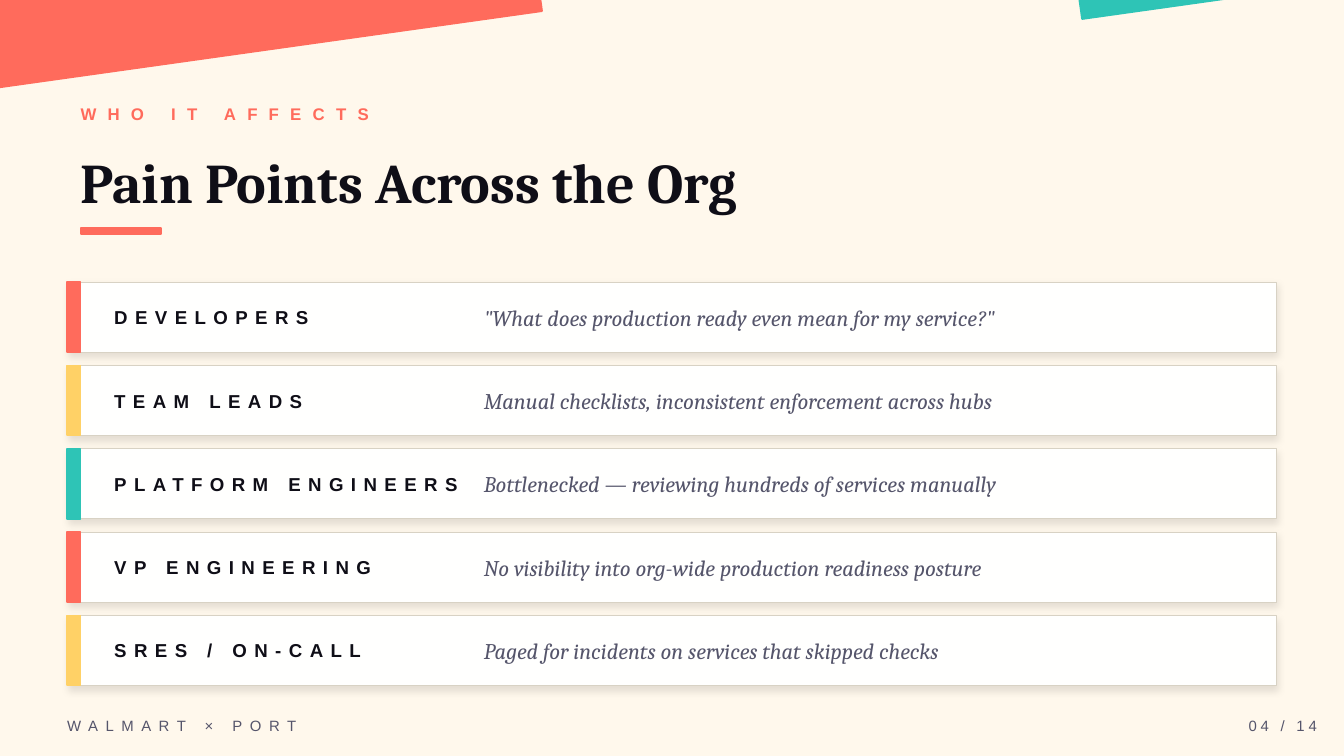
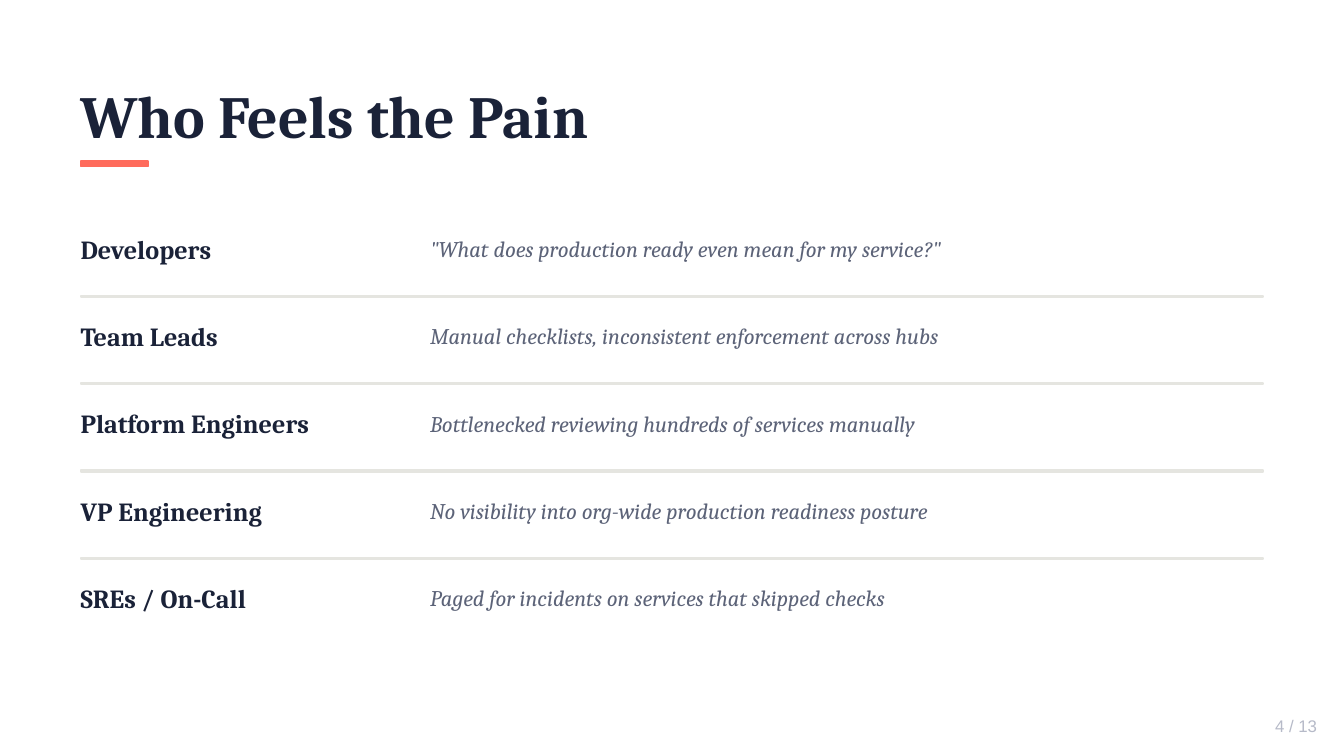
Before and after one commit to KaylahBuilds/walmart-production-readiness-port, a slide deck: slide 4 of Walmart_Production_Readiness_Presentation.pptx. Drawn at 1344x756 pixels with LibreOffice and Linux fonts; fonts in the diff are those of the drawing. Boxes give left, top, right and bottom in pixels: in the first picture for what was removed or moved away, otherwise in the second. Text is boxed around its words. In the diff, an @@ line names an element or a change of style, - is before the commit and + after.

Commit message:
design: simplify visual style + combined flowchart slide (13 slides)

```diff
--- a/Walmart_Production_Readiness_Presentation.pptx
+++ b/Walmart_Production_Readiness_Presentation.pptx
@@ background #FFF8EC to #FFFFFF @@
@@ rectangle removed at <box>0,0,542,95</box> @@
@@ rectangle removed at <box>1073,0,1344,19</box> @@
@@ text at <box>81,96,589,139</box>: text changed; size 9 to 32 pt; font Arial to Cambria; text colour #FF6B5C to #1A2238 @@
-WHO IT AFFECTS
+Who Feels the Pain
@@ rectangle: place and size @@
-rectangle at <box>81,228,161,234</box>
+rectangle at <box>81,161,148,167</box>
@@ text removed at <box>81,164,737,216</box> @@
-Pain Points Across the Org
@@ text colour #55556B to #5C6378 in 4 elements at <box>430,590,884,611</box>, <box>430,503,928,524</box>, <box>430,328,938,349</box>, <box>430,241,941,262</box> @@
@@ text ""What does production ready even ...": place and size @@
-text ""What does production ready even ..." at <box>484,310,995,331</box>
+text ""What does production ready even ..." at <box>430,241,941,262</box>
@@ text at <box>81,241,212,265</box>: text changed; size 10 to 14 pt; font Arial to Cambria; text colour #0F0E17 to #1A2238 @@
-DEVELOPERS
+Developers
@@ rectangle removed at <box>67,282,81,352</box> @@
@@ rectangle: place and size @@
-rectangle at <box>67,282,1277,352</box>
+rectangle at <box>81,296,1263,297</box>
@@ text at <box>81,328,218,347</box>: text changed; size 10 to 14 pt; font Arial to Cambria; text colour #0F0E17 to #1A2238 @@
-TEAM LEADS
+Team Leads
@@ text "Manual checklists, inconsistent enforcement across ...": place and size @@
-text "Manual checklists, inconsistent enforcement across ..." at <box>484,393,992,414</box>
+text "Manual checklists, inconsistent enforcement across ..." at <box>430,328,938,349</box>
@@ rectangle removed at <box>67,366,81,435</box> @@
@@ rectangle: place and size @@
-rectangle at <box>67,366,1277,435</box>
+rectangle at <box>81,383,1263,384</box>
@@ text at <box>81,414,309,439</box>: text changed; size 10 to 14 pt; font Arial to Cambria; text colour #0F0E17 to #1A2238 @@
-PLATFORM ENGINEERS
+Platform Engineers
@@ text at <box>430,416,915,437</box>: text changed; text colour #55556B to #5C6378 @@
-Bottlenecked — reviewing hundreds of services manually
+Bottlenecked reviewing hundreds of services manually
@@ rectangle removed at <box>67,449,81,519</box> @@
@@ fill #FFFFFE to #E5E5E0; outline #D8D2C4 0.5 pt to #E5E5E0 1 pt; shadow off in 4 elements at <box>81,558,1263,559</box>, <box>81,383,1263,384</box>, <box>81,296,1263,297</box>, <box>81,470,1263,472</box> @@
@@ rectangle: place and size @@
-rectangle at <box>67,532,1277,602</box>
+rectangle at <box>81,470,1263,472</box>
@@ text at <box>81,503,261,527</box>: text changed; size 10 to 14 pt; font Arial to Cambria; text colour #0F0E17 to #1A2238 @@
-VP ENGINEERING
+VP Engineering
@@ text "No visibility into org-wide production ...": place and size @@
-text "No visibility into org-wide production ..." at <box>484,560,982,581</box>
+text "No visibility into org-wide production ..." at <box>430,503,928,524</box>
@@ rectangle removed at <box>67,532,81,602</box> @@
@@ rectangle: place and size @@
-rectangle at <box>67,449,1277,519</box>
+rectangle at <box>81,558,1263,559</box>
@@ text at <box>81,590,246,609</box>: text changed; size 10 to 14 pt; font Arial to Cambria; text colour #0F0E17 to #1A2238 @@
-SRES / ON-CALL
+SREs / On-Call
@@ text "Paged for incidents on services ...": place and size @@
-text "Paged for incidents on services ..." at <box>484,643,938,664</box>
+text "Paged for incidents on services ..." at <box>430,590,884,611</box>
@@ rectangle removed at <box>67,616,1277,685</box> @@
@@ rectangle removed at <box>67,616,81,685</box> @@
@@ text removed at <box>67,712,605,739</box> @@
-WALMART × PORT
@@ text at <box>1275,720,1317,732</box>: text changed; size 8 to 9 pt; text colour #55556B to #B6BAC8 @@
-04 / 14
+4 / 13
```
Also in this commit, not shown: 10 other slides changed, 2 slides added, 3 slides removed.
